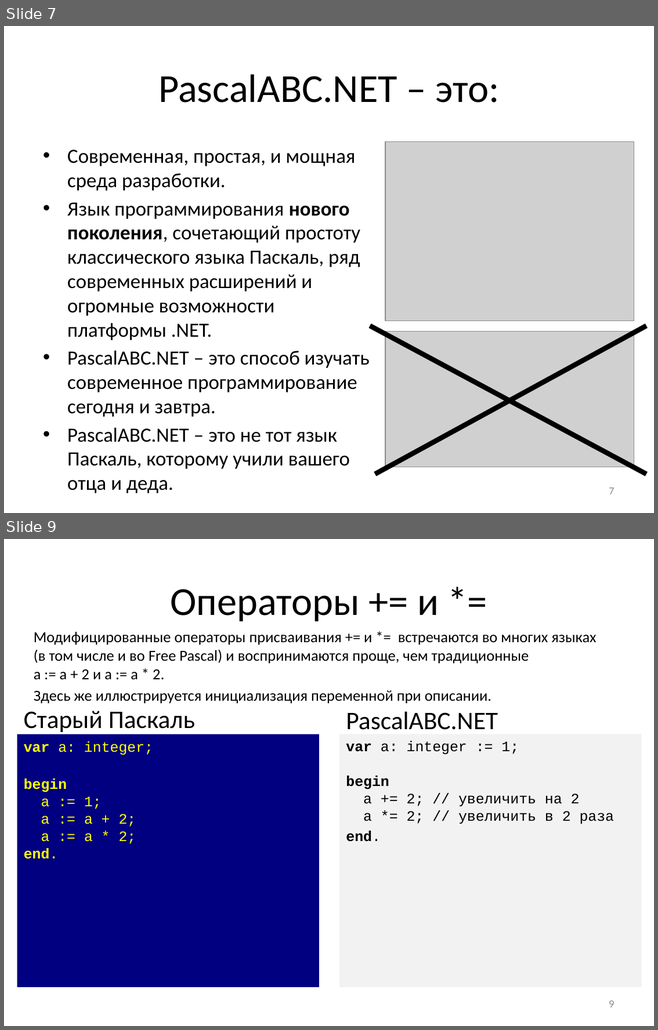
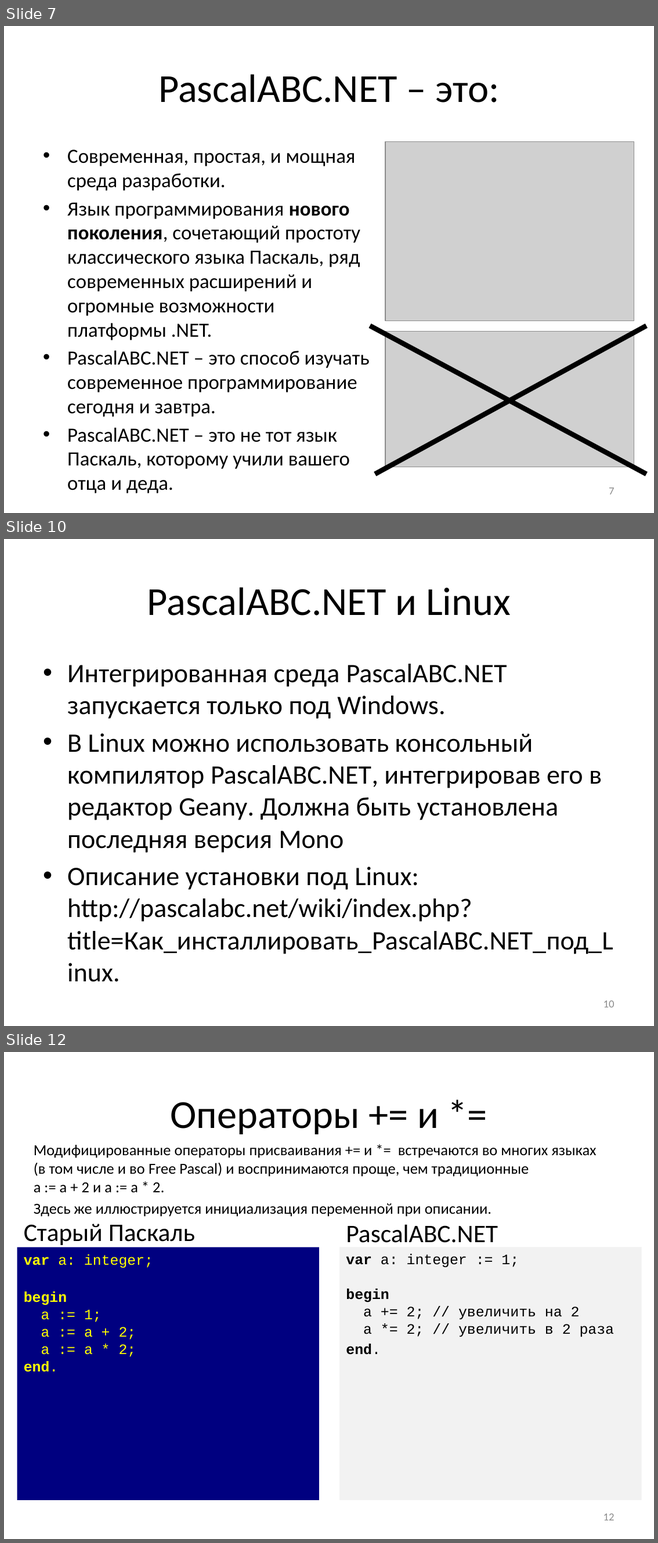
Before and after one commit to pascalabcnet/pascalabcnet, a slide deck: _Presentations/2015 New Features/PascalABC.NET 2015.pptx. Shown one above the other, each under a label of ours: slides 7 and 9 before the commit, slides 7, 10 and 12 after it; the slides between them are not shown. The pictures are 658x1030 and 658x1543 pixels, drawn with LibreOffice and Linux fonts; fonts in the diff are those of the drawing; grey boxes stand for pictures. Boxes give left, top, right and bottom in pixels: in the first picture for what was removed or moved away, otherwise in the second. Text is boxed around its words. In the diff, an @@ line names an element or a change of style, - is before the commit and + after.

```diff
--- a/_Presentations/2015 New Features/PascalABC.NET 2015.pptx
+++ b/_Presentations/2015 New Features/PascalABC.NET 2015.pptx
@@ slide 10 added at <box>4,539,654,1026</box>, background #FFFFFF @@
@@ title added at <box>147,587,510,616</box>, 44 pt, text #000000 @@
+PascalABC.NET и Linux
@@ text added at <box>67,664,612,954</box>, 29.6 pt, text #000000 @@
+• Интегрированная среда PascalABC.NET запускается только под Windows.
+• В Linux можно использовать консольный компилятор PascalABC.NET, интегрировав его в редактор Geany. Должна быть установлена последняя версия Mono
+• Описание установки под Linux: http://pascalabc.net/wiki/index.php?title=Как_инсталлировать_PascalABC.NET_под_Linux.
@@ page number added at <box>603,1001,614,1008</box>, 12 pt, text #8C8C8C @@
+10
@@ what was slide 9 is now slide 12 @@
@@ page number at <box>603,1514,614,1521</box>: text changed @@
-9
+12
```
Also in this commit, not shown: 8 slides changed, 3 other slides added, 8 other files.
